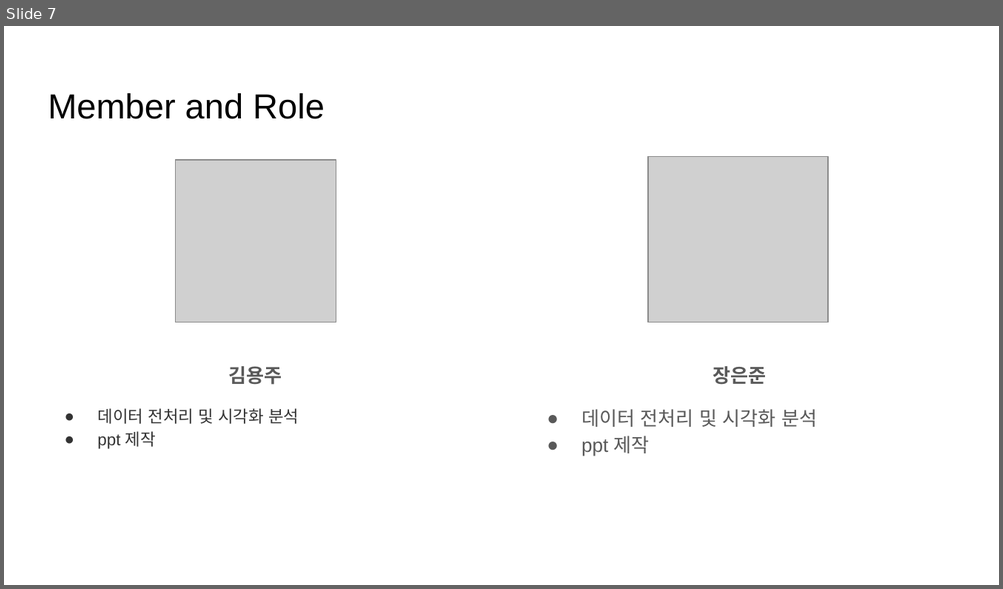
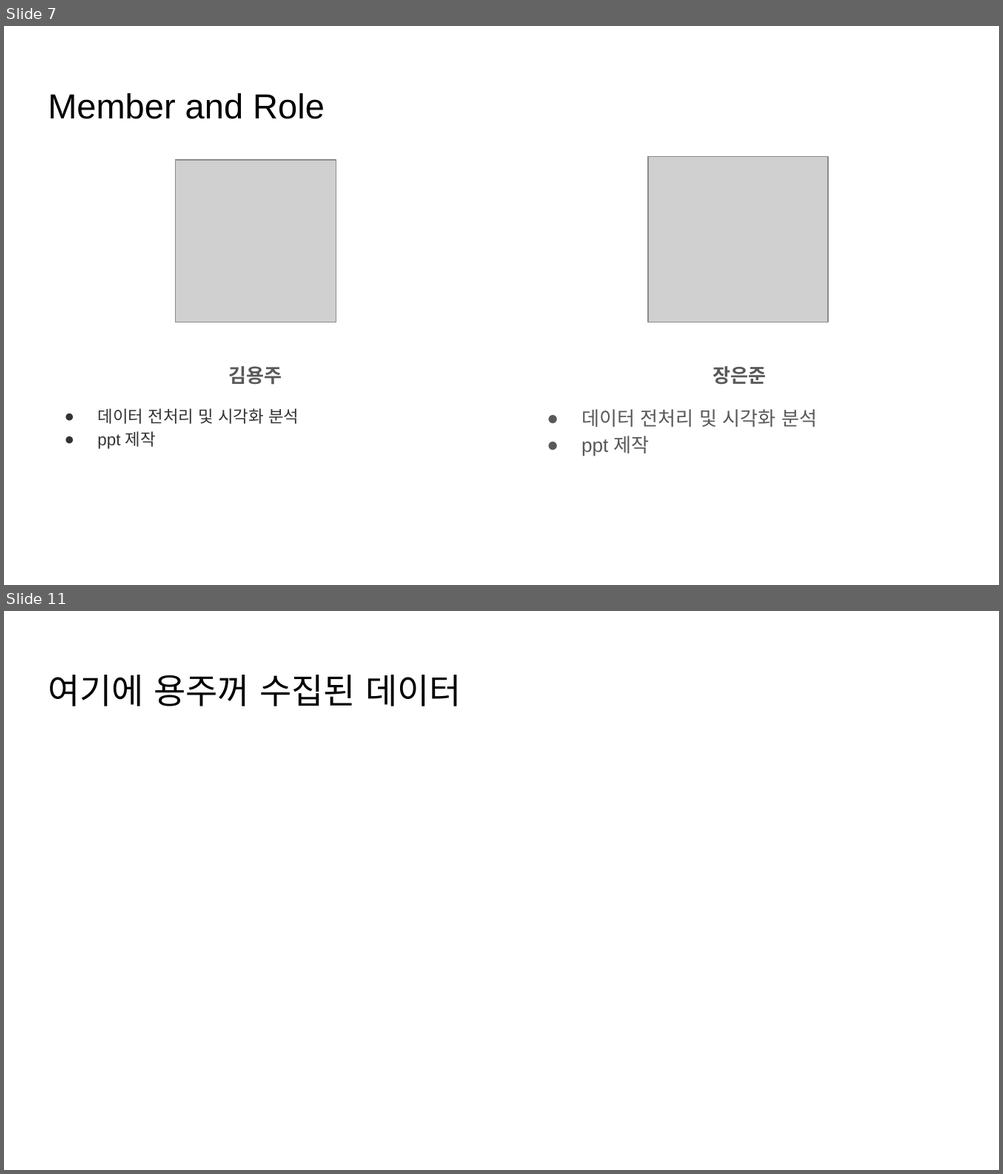
Before and after one commit to kurt7191/covid19, a slide deck: docs/COVID19 데이터 분석 (1).pptx. Shown one above the other, each under a label of ours: slide 7 before the commit, slides 7 and 11 after it; the slides between them are not shown. The pictures are 1003x589 and 1003x1174 pixels, drawn with LibreOffice and Linux fonts; fonts in the diff are those of the drawing; grey boxes stand for pictures. Boxes give left, top, right and bottom in pixels: in the first picture for what was removed or moved away, otherwise in the second. Text is boxed around its words. In the diff, an @@ line names an element or a change of style, - is before the commit and + after.

```diff
--- a/docs/COVID19 데이터 분석 (1).pptx
+++ b/docs/COVID19 데이터 분석 (1).pptx
@@ slide 11 added at [4, 611, 999, 1170], background #FFFFFF @@
@@ title added at [48, 675, 461, 706], 25.2 pt, text #000000 @@
+여기에 용주꺼 수집된 데이터
```
Also in this commit, not shown: 16 other slides added, 1 slide removed, 23 other files.
